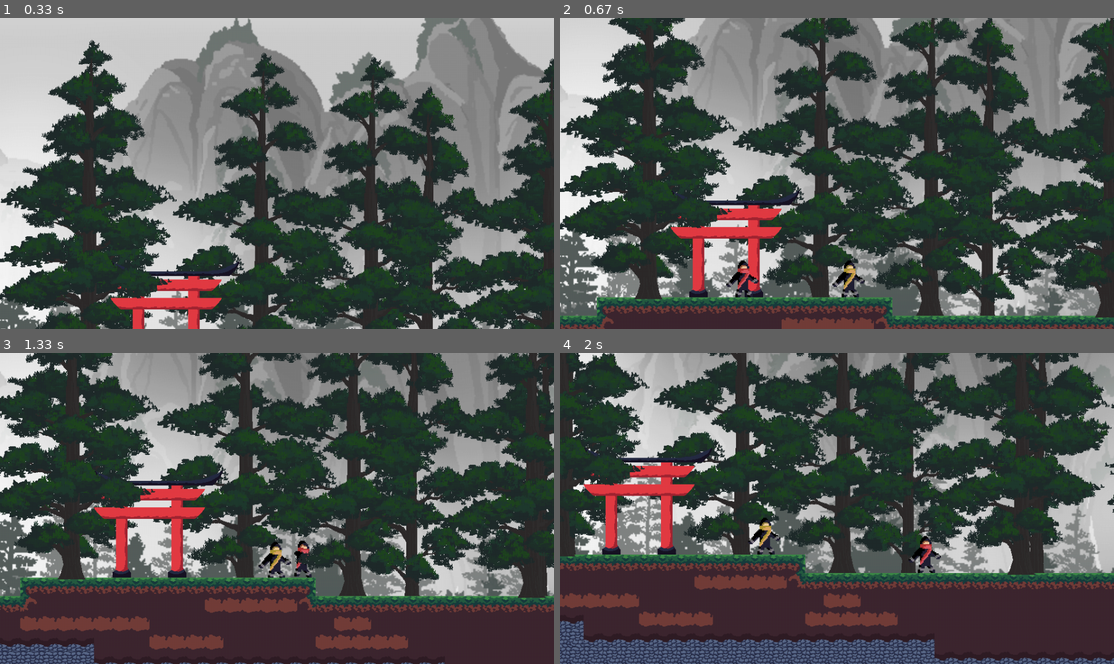
Above: before the commit, frames 1-4 (two rows, left to right).
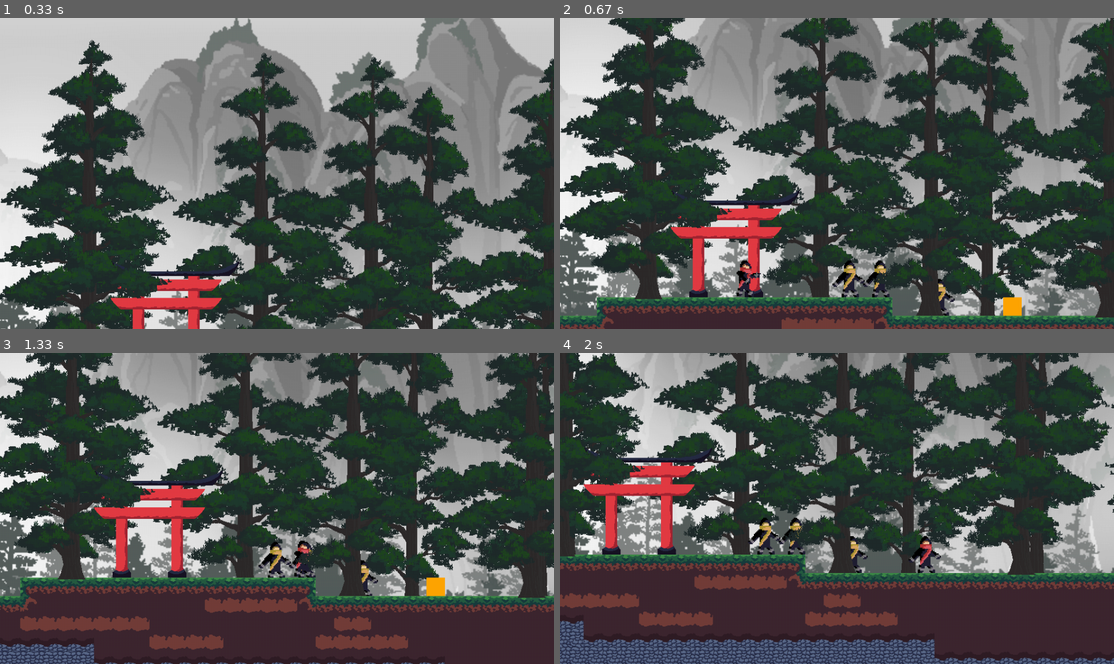
Above: after the commit, the same moments.

Repository: zyxwars/ninja
Game: pygame game, started from main.py
Same seed, same stepped clock (60 frames per second), same inputs: the game is played once before the commit and once after it.
Inputs (mouse positions are in pixels of both pictures, inside the frame that each line leads up to):
- Up to frame 1 (0.33 s): no input
- Up to frame 2 (0.67 s): press the mouse at (814, 185) at 0.37 s; move the mouse to (914, 176) at 0.47 s; release the mouse at (1014, 164) at 0.6 s
- Up to frame 3 (1.33 s): hold E 0.67-1.13 s; hold D 0.67-1.13 s; press the mouse at (254, 520) at 1.2 s; move the mouse to (182, 489) at 1.3 s
- Up to frame 4 (2 s): release the mouse at (665, 461) at 1.43 s; hold E 1.5-1.97 s; hold D 1.5-1.97 s

Frame 1 is identical in both runs. In frame 2, 0.8% of the frame differs, in the area x 30-84%, y 77-96%; in frame 3, 0.4%; in frame 4, 0.4%.

Commit message:
Add basic weapon types

Diff:
--- a/scenes/map/1.json
+++ b/scenes/map/1.json
@@ -131,6 +131,39 @@
                  "width":0,
                  "x":470,
                  "y":785.333333333333
+                },
+                {
+                 "height":0,
+                 "id":112,
+                 "name":"katana",
+                 "rotation":0,
+                 "type":"",
+                 "visible":true,
+                 "width":0,
+                 "x":768,
+                 "y":798
+                },
+                {
+                 "height":3,
+                 "id":113,
+                 "name":"enemy",
+                 "rotation":0,
+                 "type":"",
+                 "visible":true,
+                 "width":0,
+                 "x":523,
+                 "y":787
+                },
+                {
+                 "height":0,
+                 "id":114,
+                 "name":"enemy",
+                 "rotation":0,
+                 "type":"",
+                 "visible":true,
+                 "width":0,
+                 "x":626,
+                 "y":805
                 }],
          "opacity":1,
          "type":"objectgroup",
@@ -214,7 +247,7 @@
          "y":0
         }],
  "nextlayerid":15,
- "nextobjectid":112,
+ "nextobjectid":115,
  "orientation":"orthogonal",
  "renderorder":"right-down",
  "tiledversion":"1.7.2",
--- a/scenes/playable_scene.py
+++ b/scenes/playable_scene.py
@@ -7,6 +7,7 @@
 from sprites.player.player import Player
 import config
 import game
+from sprites.weapons.katana import Katana
 from utils import debug, get_path, SheetParser, ShiftableGroup, c_mod
 from sprites.tile import Tile
 from .trigger import Trigger
@@ -47,8 +48,10 @@
         self.background = ShiftableGroup()
         # Collidable with player
         self.terrain = ShiftableGroup()
-        self.test_enemies = ShiftableGroup()
+        self.enemies = ShiftableGroup()
         self.player = None
+        # Collectable in the sense of being able to be picked up, the "s" signifies it is a list when used in a loop
+        self.collectables = ShiftableGroup()
         self.foreground = ShiftableGroup()
         self.triggers = []
         self.fg_objects = []
@@ -95,14 +98,19 @@
                             self.terrain.add(tile)
 
                 elif layer['type'] == 'objectgroup':
+                    # Entities
                     if layer['name'] == 'entities':
                         for entity in layer['objects']:
+                            pos = (entity['x'], entity['y'])
+
                             if entity['name'] == 'player':
                                 self.player = Player(
-                                    (entity['x'], entity['y']), (64, 64))
+                                    (pos), (64, 64))
                             elif entity['name'] == 'enemy':
-                                self.test_enemies.add(BaseEnemy(
-                                    (entity['x'], entity['y']), (64, 64)))
+                                self.enemies.add(BaseEnemy(
+                                    (pos), (64, 64)))
+                            elif entity['name'] == 'katana':
+                                self.collectables.add(Katana(pos))
 
                     elif 'trees' in layer['name']:
                         tree_sheet_parser = SheetParser(
@@ -134,18 +142,19 @@
         # Collidable
         self.terrain.draw(screen_surface, self.shift)
 
-        # TODO: Make child class for enemy support as not every playable scene will have them
-        self.test_enemies.update(self.terrain.sprites())
-        self.test_enemies.draw(screen_surface, self.shift)
-
+        # Enemies
+        self.enemies.update(self.terrain.sprites())
+        self.enemies.draw(screen_surface, self.shift)
         # Player
         if self.player:
             player_pos = self.player.update(
-                self.terrain.sprites(), self.test_enemies.sprites())
+                self.terrain.sprites(), self.enemies.sprites(), self.collectables.sprites())
             self.player.draw(screen_surface, self.shift)
         else:
             player_pos = (0, 0)
-
+        # collectables
+        self.collectables.update(self.terrain)
+        self.collectables.draw(screen_surface, self.shift)
         # Foreground
         self.foreground.draw(screen_surface, self.shift)
         # Triggers
--- a/sprites/enemies/base_enemy.py
+++ b/sprites/enemies/base_enemy.py
@@ -37,6 +37,7 @@
         self.kill()
 
     def on_damaged(self):
+        print(self.hp)
         self.add_x(5)
 
     def patrol(self):
--- a/sprites/humanoid.py
+++ b/sprites/humanoid.py
@@ -1,5 +1,7 @@
 import pygame as pg
 import math
+
+from sprites.weapons.weapon import Weapon
 
 from .physics_entity import PhysicsEntity
 import game
@@ -7,12 +9,14 @@
 from utils import debug
 from .damageable import Damageable
 
+from .weapons.punch import Punch
+
 
 class Humanoid(PhysicsEntity):
     def __init__(self, rect, animations):
         super().__init__(rect)
 
-        # TODO: Change the animatin initialization
+        # TODO: Change the animation initialization
         self.idle_animation = animations['idle']
         self.attack_animation = animations['attack']
         self.jump_animation = animations['jump']
@@ -22,7 +26,7 @@
         self.wall_slide_animation = animations['wall_slide']
 
         self.animation_speed = config.ANIMATION_SPEED
-        self.attack_speed = config.ATTACK_SPEED
+        self.weapon = Punch()
 
         # Attack speed is directly tied to the attack animation speed
         self.is_attacking = False
@@ -38,22 +42,28 @@
         is_hit = False
         self.is_attacking = True
 
+        attack_rect = self.rect.copy()
+        attack_rect.x += 8 if self.facing_right else -8
+
         for entity in entities:
             if entity is self:
                 continue
 
-            # TODO: use collidelist
-            attack_rect = self.rect.copy()
-            attack_rect.x += 8 if self.facing_right else -8
-
             if attack_rect.colliderect(entity.rect):
                 if isinstance(entity, Damageable):
                     hit_sound.play()
-                    entity.damage(25)
+                    entity.damage(self.weapon.damage)
                     is_hit = True
 
         if not is_hit:
             attack_sound.play()
+
+    def collect(self, collectables):
+        for collectable in collectables:
+            if collectable.rect.colliderect(self.rect):
+                if isinstance(collectable, Weapon):
+                    self.weapon = collectable.equip()
+                break
 
     def animate(self):
         last_frame_animation = self.animation
@@ -62,7 +72,7 @@
         # Attacking
         if self.is_attacking:
             self.animation = self.attack_animation
-            self.animation_speed = self.attack_speed
+            self.animation_speed = self.weapon.attack_length_ms ** -1
         # Touching wall
         elif self.touching_wall:
             # Running against wall
--- a/sprites/physics_entity.py
+++ b/sprites/physics_entity.py
@@ -18,6 +18,11 @@
         self.touching_wall = False
         self.facing_right = True
 
+    def set_pos(self, x=None, y=None):
+        # FIXME: Can't set pos of 0, might not ever be needed
+        self.pos.x = x or self.pos.x
+        self.pos.y = y or self.pos.y
+
     def add_x(self, x):
         # If delta time is large enough it is possible for add pos to be bigger than the tile
         # making the player phase through it
@@ -32,16 +37,16 @@
 
         self.pos.y += y
 
-    def move(self, tiles):
+    def move(self, terrain):
         self.add_x(self.dir.x * self.speed * game.delta_time)
         self.rect.x = int(self.pos.x)
-        self.collide_horizontal(tiles)
+        self.collide_horizontal(terrain)
 
         # Jump force and gravity are directly added to the y dir
         self.apply_gravity()
         self.add_y(self.dir.y * game.delta_time)
         self.rect.y = int(self.pos.y)
-        self.collide_vertical(tiles)
+        self.collide_vertical(terrain)
 
         # If dir.x = 0 keep facing in the last direction
         if self.dir.x > 0:
--- a/sprites/player/player.py
+++ b/sprites/player/player.py
@@ -65,10 +65,10 @@
         screen.blit(self.image, (self.rect.x +
                     int(shift.x), self.rect.y + int(shift.y)))
 
-    def update(self, tiles, entities):
+    def update(self, terrain, enemies, collectables):
         self.debug()
-        self.get_input(entities)
-        self.move(tiles)
+        self.get_input(enemies, collectables)
+        self.move(terrain)
         self.animate()
 
         # Play land sound logic
@@ -82,7 +82,7 @@
 
         return self.rect.center
 
-    def get_input(self, entities):
+    def get_input(self, enemies, collectables):
         keys = pg.key.get_pressed()
         mouse = pg.mouse.get_pressed()
 
@@ -95,9 +95,11 @@
 
         if keys[pg.K_SPACE]:
             self.jump()
+        if keys[pg.K_e]:
+            self.collect(collectables)
 
         if mouse[0]:
-            self.attack(entities, self.jump_sound,
+            self.attack(enemies, self.jump_sound,
                         random.choice(self.punch_sounds))
 
     def jump(self):
--- /dev/null
+++ b/sprites/weapons/katana.py
@@ -0,0 +1,10 @@
+import pygame as pg
+
+from .weapon import Weapon
+
+
+class Katana(Weapon):
+    def __init__(self, pos, *args, **kwargs):
+        self.image = pg.Surface((32, 32))
+        self.image.fill('orange')
+        super().__init__(100, 500, self.image.get_rect(topleft=pos), *args, **kwargs)
--- /dev/null
+++ b/sprites/weapons/punch.py
@@ -0,0 +1,8 @@
+import pygame as pg
+
+from .weapon import Weapon
+
+
+class Punch(Weapon):
+    def __init__(self, *args, **kwargs):
+        super().__init__(25, 125, *args, **kwargs)
--- /dev/null
+++ b/sprites/weapons/weapon.py
@@ -0,0 +1,23 @@
+from typing import Tuple
+import pygame as pg
+
+from ..physics_entity import PhysicsEntity
+
+
+class Weapon(PhysicsEntity):
+    def __init__(self, damage, attack_length_ms, rect=None, * args, **kwargs):
+        # Entity without rect holds the data for non droppable weapons such as hands
+        if rect:
+            super().__init__(rect, *args, **kwargs)
+        self.damage = damage
+        self.attack_length_ms = attack_length_ms
+
+    def equip(self):
+        self.kill()
+        return self
+
+    def unequip(self, drop_pos: Tuple):
+        self.set_pos(*drop_pos)
+
+    def update(self, terrain):
+        self.move(terrain)
Not shown, changed: TODO.md
